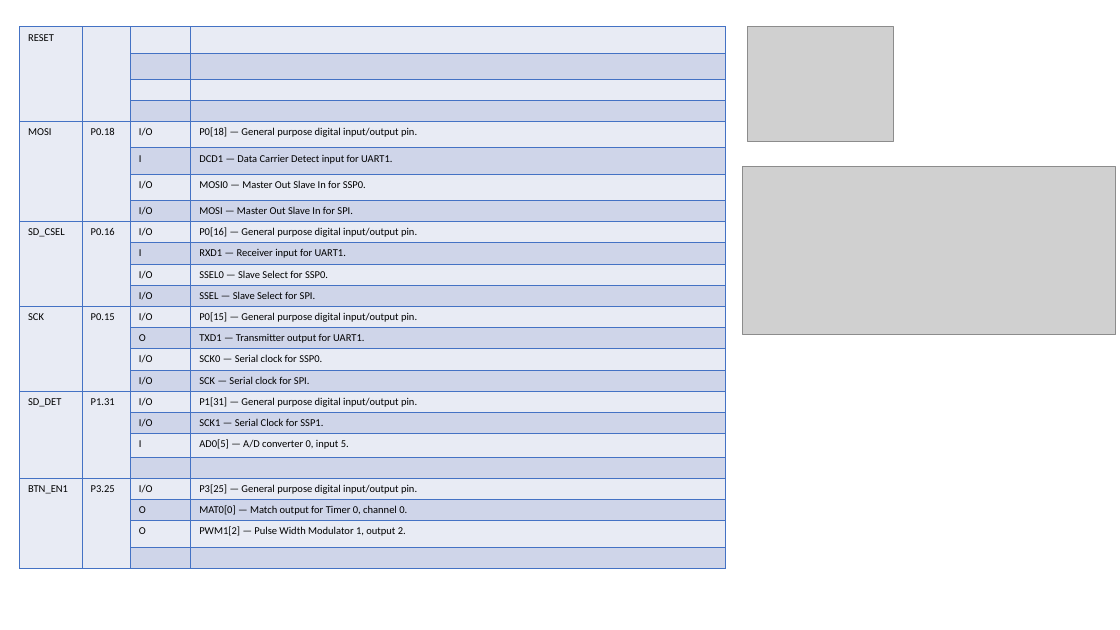
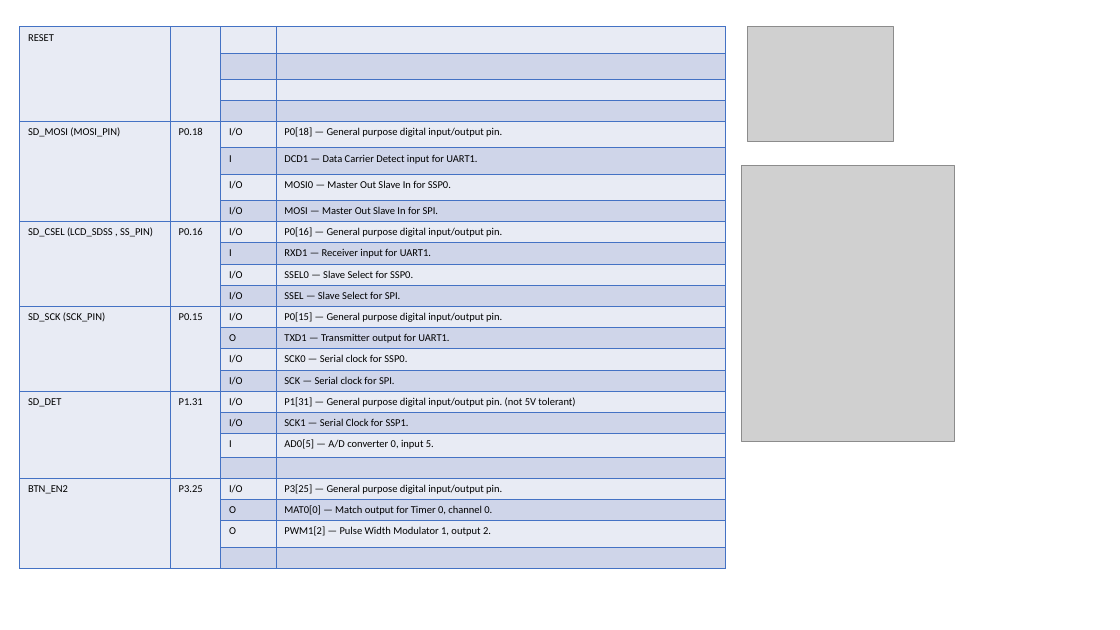
Before and after one commit to softkannan/3DPrint, a slide deck: slide 9 of hardware/Bigtreetech/Bigtreetech_skr_v1.3/SKR-V1.3 Pin Description.pptx. Drawn at 1120x630 pixels with LibreOffice and Linux fonts; fonts in the diff are those of the drawing; grey boxes stand for pictures. Boxes give left, top, right and bottom in pixels: in the first picture for what was removed or moved away, otherwise in the second. Text is boxed around its words. In the diff, an @@ line names an element or a change of style, - is before the commit and + after.

```diff
--- a/hardware/Bigtreetech/Bigtreetech_skr_v1.3/SKR-V1.3 Pin Description.pptx
+++ b/hardware/Bigtreetech/Bigtreetech_skr_v1.3/SKR-V1.3 Pin Description.pptx
@@ table at [20,27,726,565] @@
-row 5, column 1: MOSI
+row 5, column 1: SD_MOSI (MOSI_PIN)
-row 9, column 1: SD_CSEL
+row 9, column 1: SD_CSEL (LCD_SDSS , SS_PIN)
-row 13, column 1: SCK
+row 13, column 1: SD_SCK (SCK_PIN)
-row 17, column 4: P1[31] — General purpose digital input/output pin.
+row 17, column 4: P1[31] — General purpose digital input/output pin. (not 5V tolerant)
-row 21, column 1: BTN_EN1
+row 21, column 1: BTN_EN2
@@ picture added at [741,166,954,441] @@
@@ picture removed at [743,166,1116,334] @@
```
Also in this commit, not shown: 10 other slides changed, 2 slides added, 9 other files.
